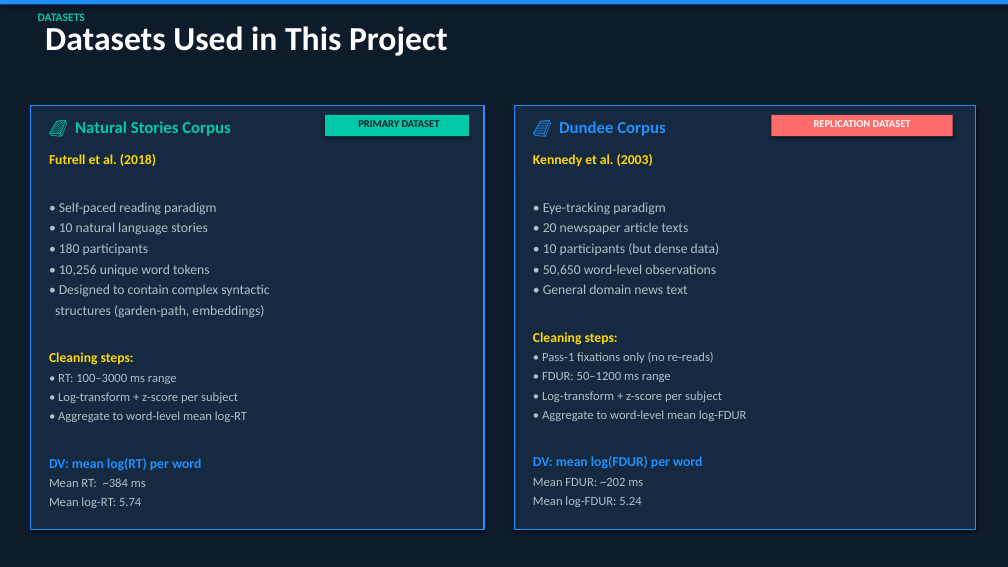
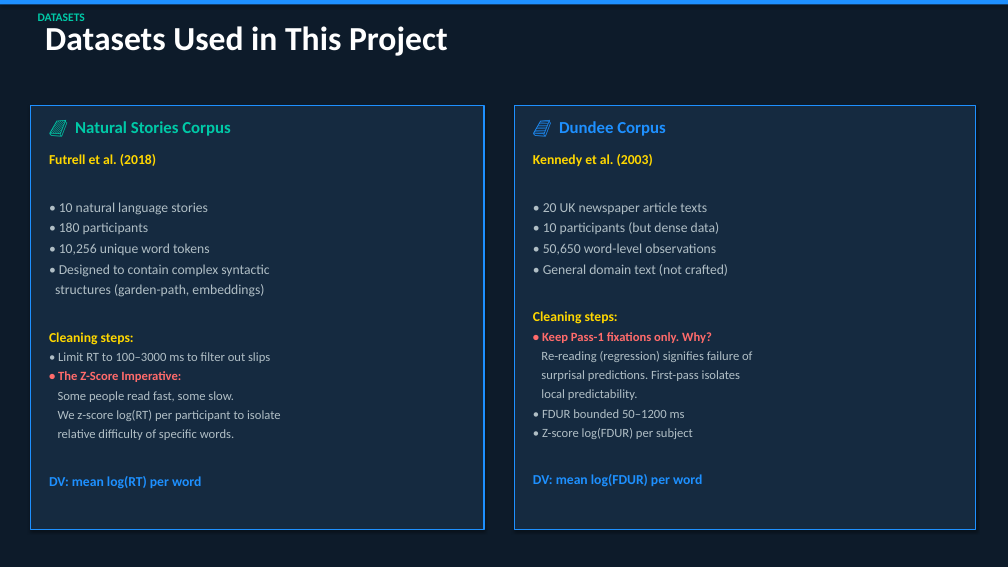
Before and after one commit to MuditGupta2502/Predicting-Human-Reading-Difficulty-using-Language-Model-Surprisal, a slide deck: slide 8 of results/Project_Presentation.pptx (slide 6 before the commit). Drawn at 1008x567 pixels with LibreOffice and Linux fonts; fonts in the diff are those of the drawing. Boxes give left, top, right and bottom in pixels: in the first picture for what was removed or moved away, otherwise in the second. Text is boxed around its words. In the diff, an @@ line names an element or a change of style, - is before the commit and + after.

```diff
--- a/results/Project_Presentation.pptx
+++ b/results/Project_Presentation.pptx
@@ rectangle removed at [325,115,469,136] @@
@@ rectangle removed at [771,115,953,136] @@
@@ text removed at [333,120,414,127] @@
-PRIMARY DATASET
@@ text removed at [358,120,440,127] @@
-PRIMARY DATASET
@@ text removed at [814,120,911,127] @@
-REPLICATION DATASET
@@ text at [59,202,216,215]: paragraph removed @@
-• Self-paced reading paradigm
@@ text at [543,202,707,214]: text changed @@
-• Eye-tracking paradigm
-• 20 newspaper article texts
+• 20 UK newspaper article texts
@@ text at [543,264,728,276]: text changed @@
-• General domain news text
+• General domain text (not crafted)
@@ text at [58,352,281,440]: text changed @@
-• RT: 100–3000 ms range
-• Log-transform + z-score per subject
-• Aggregate to word-level mean log-RT
+• Limit RT to 100–3000 ms to filter out slips
+• The Z-Score Imperative:
+Some people read fast, some slow.
+We z-score log(RT) per participant to isolate
+relative difficulty of specific words.
@@ text at [541,332,752,439]: text changed @@
-• Pass-1 fixations only (no re-reads)
-• FDUR: 50–1200 ms range
-• Log-transform + z-score per subject
-• Aggregate to word-level mean log-FDUR
+• Keep Pass-1 fixations only. Why?
+Re-reading (regression) signifies failure of
+surprisal predictions. First-pass isolates
+local predictability.
+• FDUR bounded 50–1200 ms
+• Z-score log(FDUR) per subject
@@ text at [49,478,146,508]: paragraphs removed @@
-Mean RT: ~384 ms
-Mean log-RT: 5.74
@@ text at [533,478,643,507]: paragraphs removed @@
-Mean FDUR: ~202 ms
-Mean log-FDUR: 5.24
```
Also in this commit, not shown: 8 other slides changed, 8 slides added, 6 slides removed, 1 other file.
